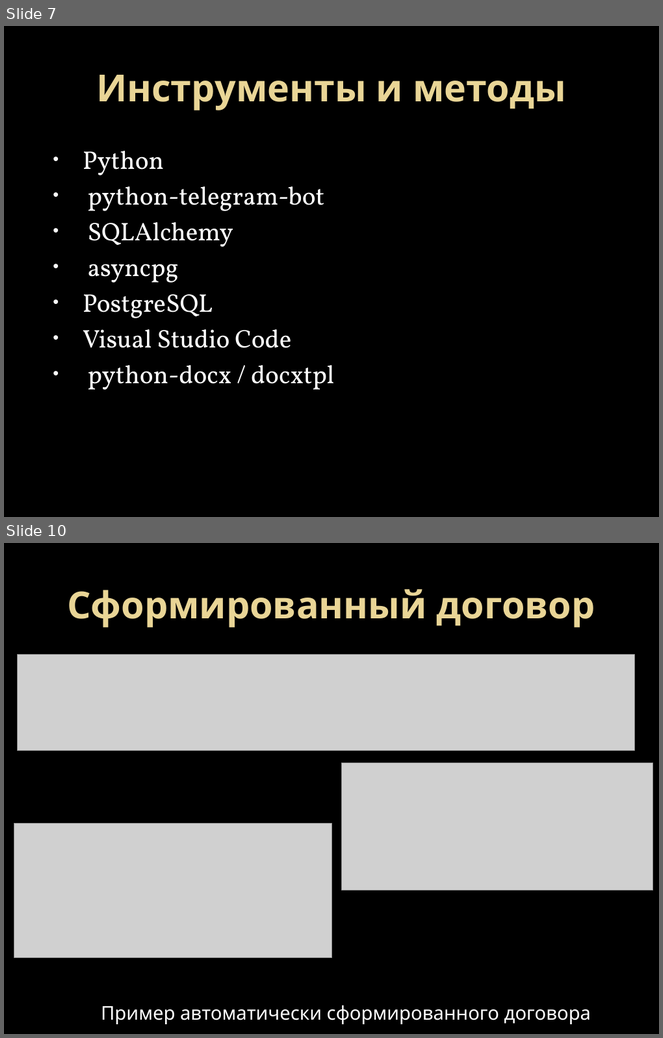
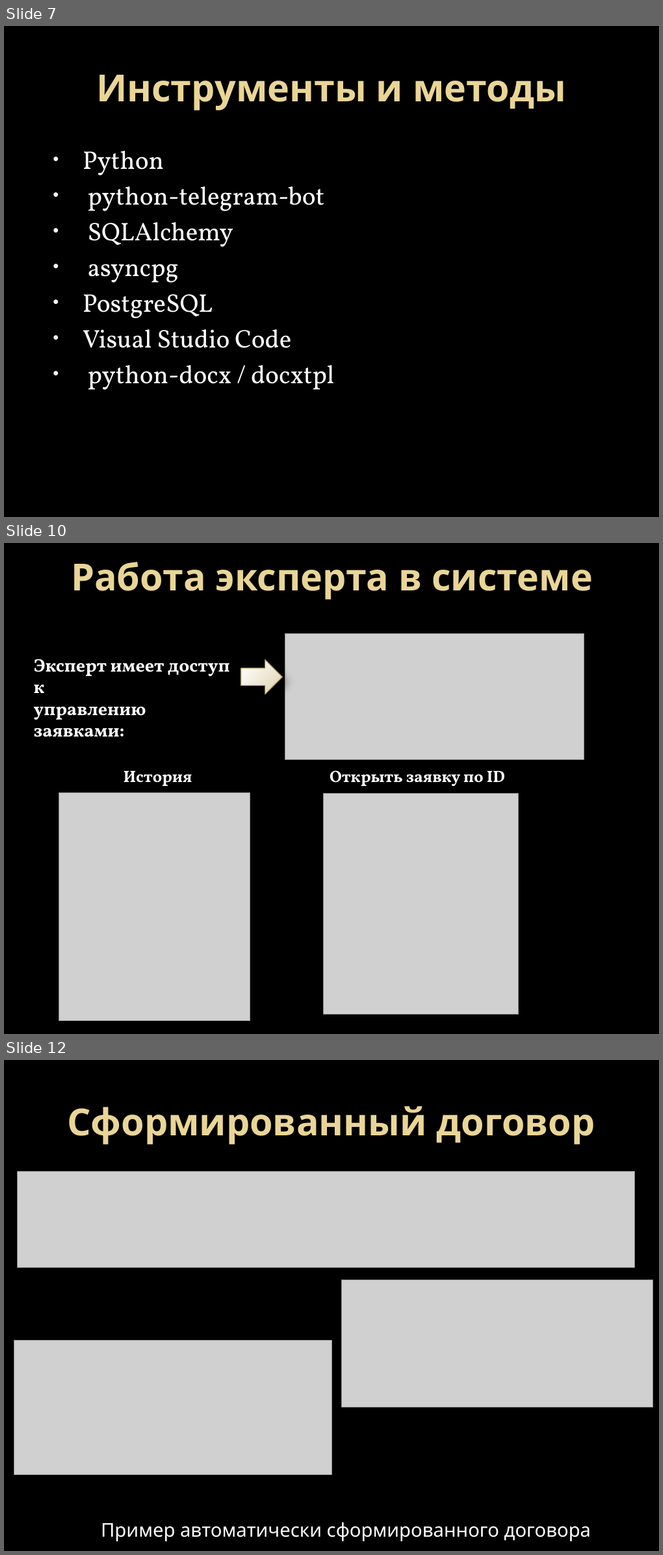
Before and after one commit to Ivan9005/autoexpert-bot, a slide deck: presentation/presentation_fixed.pptx. Shown one above the other, each under a label of ours: slides 7 and 10 before the commit, slides 7, 10 and 12 after it; the slides between them are not shown. The pictures are 663x1038 and 663x1555 pixels, drawn with LibreOffice and Linux fonts; fonts in the diff are those of the drawing; grey boxes stand for pictures; background and template pictures are left out. Boxes give left, top, right and bottom in pixels: in the first picture for what was removed or moved away, otherwise in the second. Text is boxed around its words. In the diff, an @@ line names an element or a change of style, - is before the commit and + after.

```diff
--- a/presentation/presentation_fixed.pptx
+++ b/presentation/presentation_fixed.pptx
@@ slide 10 added at (4, 543, 659, 1034), background picture (left out) @@
@@ title added at (71, 562, 593, 600), 41 pt, text gradient #EAD696 to #E7D081, bold @@
+Работа эксперта в системе
@@ picture added at (285, 634, 584, 760) @@
@@ text added at (34, 659, 230, 737), 20 pt, text #FFFFFF, bold @@
+Эксперт имеет доступ к
+управлению заявками:
@@ right arrow added at (241, 659, 282, 694), fill gradient #FBFAF6 to #DED1A8, outline #998946 0.75 pt @@
@@ text added at (124, 771, 192, 786), 18 pt, text #FFFFFF, bold @@
+История
@@ text added at (330, 771, 505, 787), 18 pt, text #FFFFFF, bold @@
+Открыть заявку по ID
@@ picture added at (59, 793, 250, 1021) @@
@@ picture added at (323, 794, 518, 1015) @@
@@ what was slide 10 is now slide 12 @@
```
Also in this commit, not shown: 3 slides changed, 1 other slide added, 1 other file.
